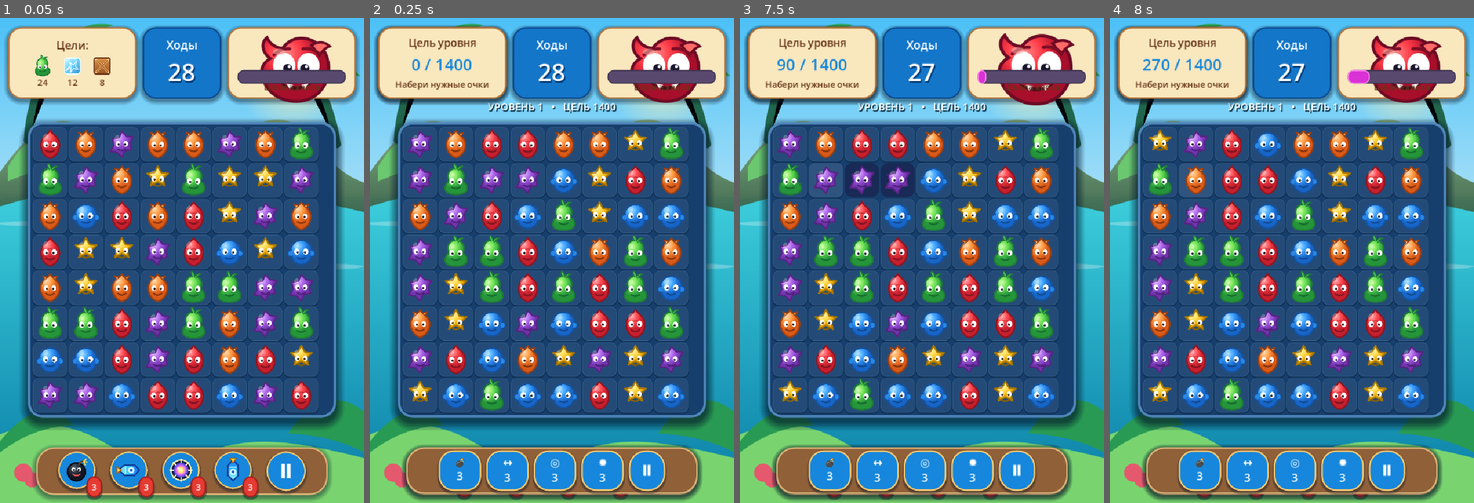
Above: before the commit, frames 1-4 (left to right).
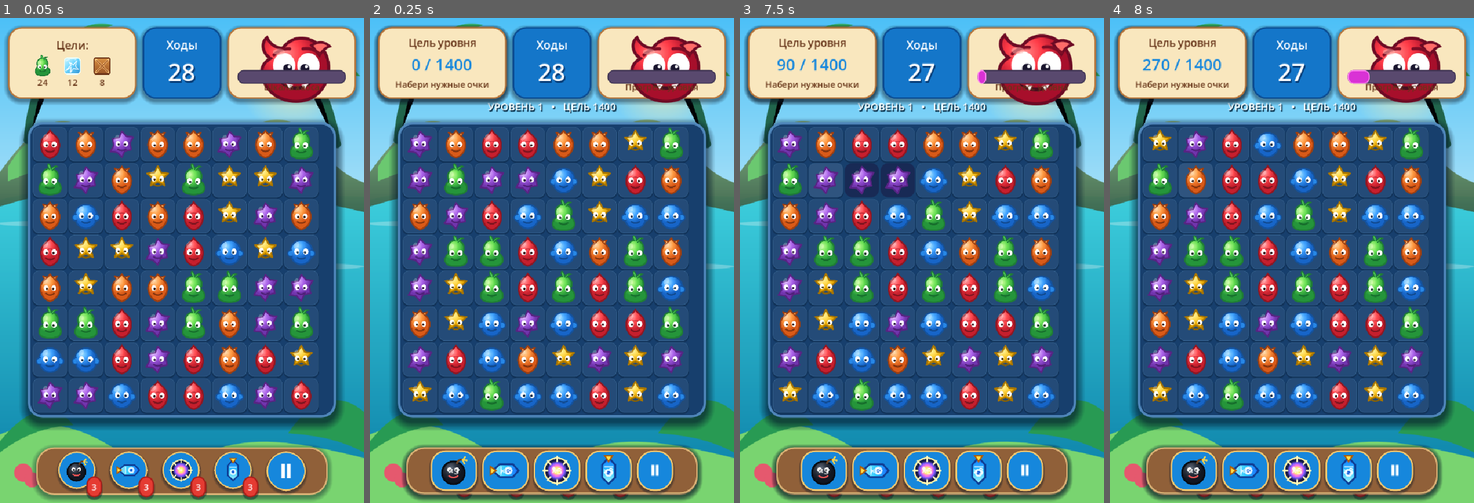
Above: after the commit, the same moments.

Repository: ksotik22/Mutant-Match
Game: Godot game, scene res://main.tscn
The game is run twice, just before and just after one commit, with the same random seed, the same clock (stepped at 60 frames per second) and the same inputs.
Inputs (mouse positions are in pixels of both pictures, inside the frame that each line leads up to):
- Up to frame 1 (0.05 s): no input
- Up to frame 2 (0.25 s): no input
- Up to frame 3 (7.5 s): click (790, 144) at 0.52 s; click (827, 144) at 1.27 s; click (860, 144) at 2.02 s; click (896, 144) at 2.77 s; click (932, 144) at 3.52 s; click (969, 144) at 4.27 s; click (1005, 144) at 5.02 s; click (1042, 144) at 5.77 s; click (790, 178) at 6.52 s; click (827, 178) at 7.27 s
- Up to frame 4 (8 s): no input

Frame 1 is identical in both runs. In frame 2, 3.0% of the frame differs, in the area x 16-90%, y 13-99%; in frame 3, 3.0%; in frame 4, 3.0%.

Commit message:
Use real booster icons and clarify progress meter

Diff:
--- a/scripts/gameplay_ui_fix.gd
+++ b/scripts/gameplay_ui_fix.gd
@@ -6,6 +6,13 @@
 var booster_counts := [3, 3, 3, 3]
 var booster_buttons: Array[Button] = []
 var paused := false
+
+const BOOSTER_ICONS := [
+	"res://assets/pieces/bomb.svg",
+	"res://assets/pieces/rocket_h.svg",
+	"res://assets/pieces/core.svg",
+	"res://assets/pieces/rocket_v.svg"
+]
 
 func _ready() -> void:
 	process_mode = Node.PROCESS_MODE_ALWAYS
@@ -19,6 +26,19 @@
 		return
 	build_real_goal_panel()
 	build_working_boosters()
+	rename_chaos_meter()
+
+func rename_chaos_meter() -> void:
+	for node in get_all_children(game):
+		if node is Label and node.text == "Шкала хаоса":
+			node.text = "Прогресс уровня"
+
+func get_all_children(node: Node) -> Array:
+	var out: Array = []
+	for child in node.get_children():
+		out.append(child)
+		out.append_array(get_all_children(child))
+	return out
 
 func build_real_goal_panel() -> void:
 	var panel := PanelContainer.new()
@@ -70,10 +90,10 @@
 	row.add_theme_constant_override("separation", 10)
 	bar.add_child(row)
 
-	add_booster_button(row, "💣", 0, "Бомба")
-	add_booster_button(row, "↔", 1, "Ракета")
-	add_booster_button(row, "◎", 2, "Ядро")
-	add_booster_button(row, "✹", 3, "Взрыв")
+	add_booster_button(row, 0, "Бомба")
+	add_booster_button(row, 1, "Ракета")
+	add_booster_button(row, 2, "Ядро")
+	add_booster_button(row, 3, "Взрыв 3×3")
 
 	var pause := Button.new()
 	pause.text = "Ⅱ"
@@ -86,13 +106,16 @@
 	pause.pressed.connect(toggle_pause.bind(pause))
 	row.add_child(pause)
 
-func add_booster_button(parent: HBoxContainer, icon: String, index: int, tip: String) -> void:
+func add_booster_button(parent: HBoxContainer, index: int, tip: String) -> void:
 	var b := Button.new()
-	b.text = "%s\n%d" % [icon, booster_counts[index]]
+	b.text = "×%d" % booster_counts[index]
 	b.tooltip_text = tip
-	b.custom_minimum_size = Vector2(84, 72)
+	b.custom_minimum_size = Vector2(92, 72)
 	b.focus_mode = Control.FOCUS_NONE
-	b.add_theme_font_size_override("font_size", 22)
+	b.icon = load(BOOSTER_ICONS[index])
+	b.expand_icon = true
+	b.icon_alignment = HORIZONTAL_ALIGNMENT_CENTER
+	b.add_theme_font_size_override("font_size", 18)
 	b.add_theme_color_override("font_color", Color.WHITE)
 	b.add_theme_stylebox_override("normal", make_panel(Color("1687dc"), Color("f6c96e"), 28, 4))
 	b.pressed.connect(use_booster.bind(index))
@@ -109,8 +132,8 @@
 	booster_counts[index] -= 1
 	update_booster_text(index)
 
-	var x := randi_range(0, int(game.get("COLS")) - 1) if game.get("COLS") != null else randi_range(0, 7)
-	var y := randi_range(0, int(game.get("ROWS")) - 1) if game.get("ROWS") != null else randi_range(0, 7)
+	var x := randi_range(0, 7)
+	var y := randi_range(0, 7)
 	var pos := Vector2i(x, y)
 
 	if index == 0:
@@ -140,9 +163,8 @@
 	game.set("busy", false)
 
 func update_booster_text(index: int) -> void:
-	var icons := ["💣", "↔", "◎", "✹"]
 	if index < booster_buttons.size():
-		booster_buttons[index].text = "%s\n%d" % [icons[index], booster_counts[index]]
+		booster_buttons[index].text = "×%d" % booster_counts[index]
 		booster_buttons[index].disabled = booster_counts[index] <= 0
 
 func toggle_pause(button: Button) -> void:
